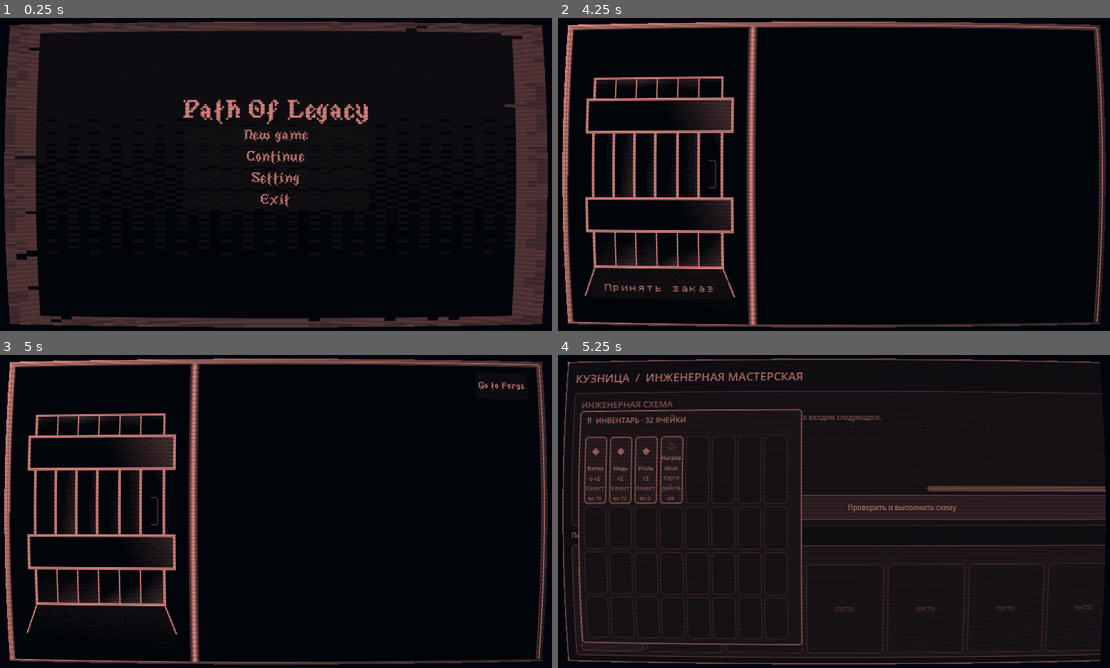
Above: before the commit, frames 1-4 (two rows, left to right).
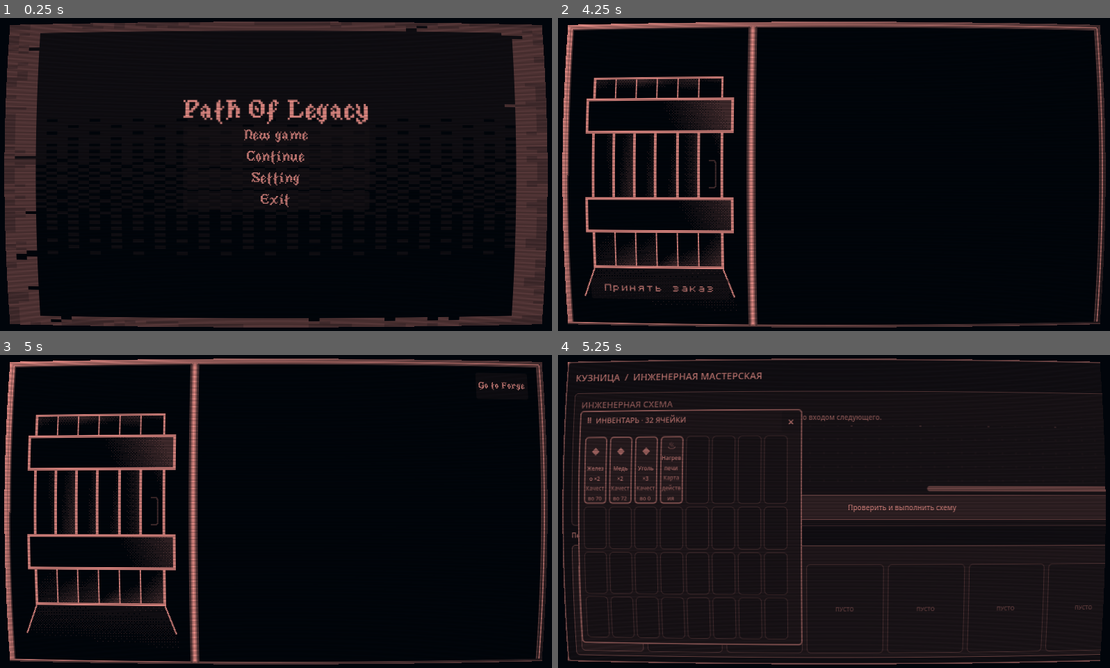
Above: after the commit, the same moments.

Repository: Blyaprint/10-ways
Game: Godot game, scene res://scenes/MainMenu.tscn
Two runs of this game, one before a commit and one after it. Both use one fixed random seed, a clock stepped at 60 frames per second and the inputs below.
Inputs (mouse positions are in pixels of both pictures, inside the frame that each line leads up to):
- Up to frame 1 (0.25 s): no input
- Up to frame 2 (4.25 s): click "New game" at 0.5 s; click "Далее" at 1.25 s; click "Далее" at 2 s; click "Далее" at 2.75 s; tap Enter at 3.5 s; move the mouse to (955, 158) at 3.52 s; click (955, 158) at 3.67 s
- Up to frame 3 (5 s): click "Принять заказ" at 4.25 s
- Up to frame 4 (5.25 s): click "Go to Forge" at 5 s

Frames 1-3 are identical in both runs. In frame 4, 0.7% of the frame differs, in the area x 3-45%, y 5-23%.

Commit message:
Fix inventory close and hand drop target

Diff:
--- a/scripts/EngineeringWorkbenchUI.gd
+++ b/scripts/EngineeringWorkbenchUI.gd
@@ -18,6 +18,16 @@
 		elif event is InputEventMouseMotion and dragging and target != null:
 			target.global_position = get_global_mouse_position() - drag_offset
 			accept_event()
+
+class CardDropRow extends HBoxContainer:
+	var host: Control
+
+	func _can_drop_data(_at_position: Vector2, data: Variant) -> bool:
+		return host != null and host.call("can_drop_to_zone", "hand", data)
+
+	func _drop_data(_at_position: Vector2, data: Variant) -> void:
+		if host != null:
+			host.call("drop_to_zone", "hand", data)
 
 class FullDragCard extends PanelContainer:
 	var host: Control
@@ -72,8 +82,9 @@
 
 	var header := HBoxContainer.new()
 	root.add_child(header)
-	var heading := _label("КУЗНИЦА  /  ИНЖЕНЕРНАЯ МАСТЕРСКАЯ", 17, Color("#f0d6a5"))
+	var heading := _label("КУЗНИЦА  /  ИНЖЕНЕРНАЯ МАСТЕРСКАЯ", 14, Color("#f0d6a5"))
 	heading.size_flags_horizontal = Control.SIZE_EXPAND_FILL
+	heading.size_flags_stretch_ratio = 1.0
 	header.add_child(heading)
 	for entry in [["Заказ", "order"], ["Анализ", "analysis"], ["Чертежи", "blueprints"], ["Инвентарь", "inventory"]]:
 		var button := _button(entry[0], 32)
@@ -164,7 +175,8 @@
 	discard_label.horizontal_alignment = HORIZONTAL_ALIGNMENT_CENTER
 	discard_zone.add_child(discard_label)
 	hand_row.add_child(discard_zone)
-	hand_list = HBoxContainer.new()
+	hand_list = CardDropRow.new()
+	hand_list.host = self
 	hand_list.size_flags_horizontal = Control.SIZE_EXPAND_FILL
 	hand_list.add_theme_constant_override("separation", 6)
 	hand_row.add_child(hand_list)
@@ -197,6 +209,14 @@
 	title.position = Vector2(8, 5)
 	title.mouse_filter = Control.MOUSE_FILTER_IGNORE
 	drag_bar.add_child(title)
+	var inventory_close := Button.new()
+	inventory_close.text = "×"
+	inventory_close.position = Vector2(298, 1)
+	inventory_close.size = Vector2(28, 26)
+	inventory_close.z_index = 2
+	inventory_close.tooltip_text = "Закрыть инвентарь"
+	inventory_close.pressed.connect(func(): inventory_window.hide())
+	drag_bar.add_child(inventory_close)
 	var grid_margin := MarginContainer.new()
 	for pair in [["margin_left", 7], ["margin_right", 7], ["margin_top", 4], ["margin_bottom", 7]]:
 		grid_margin.add_theme_constant_override(pair[0], pair[1])
